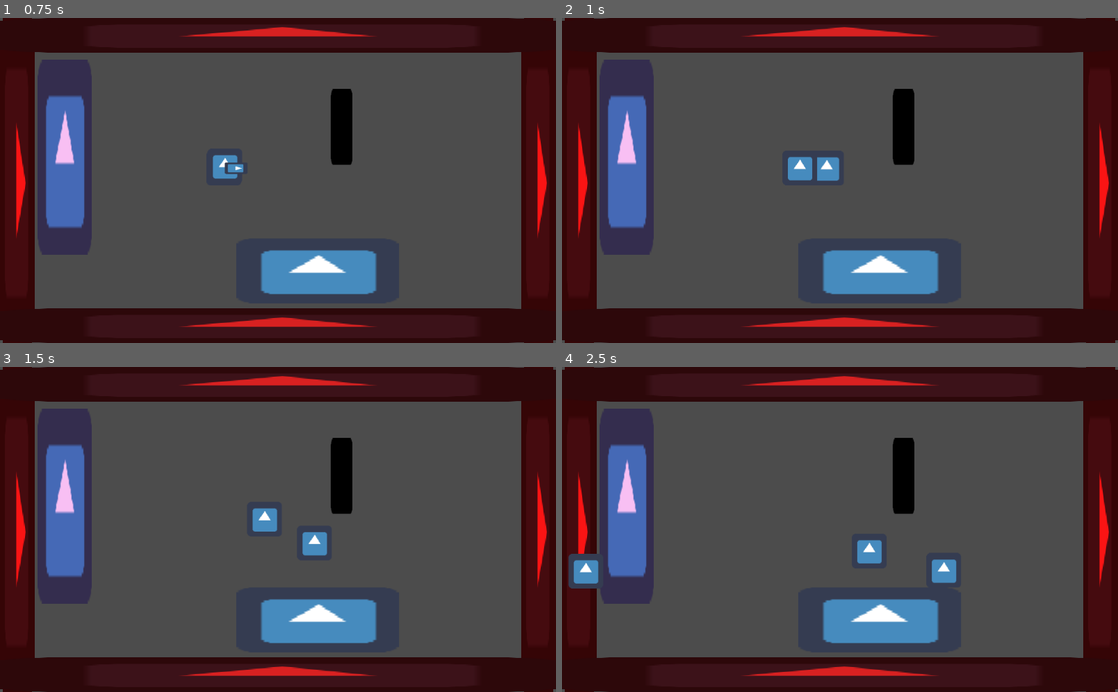
Above: before the commit, frames 1-4 (two rows, left to right).
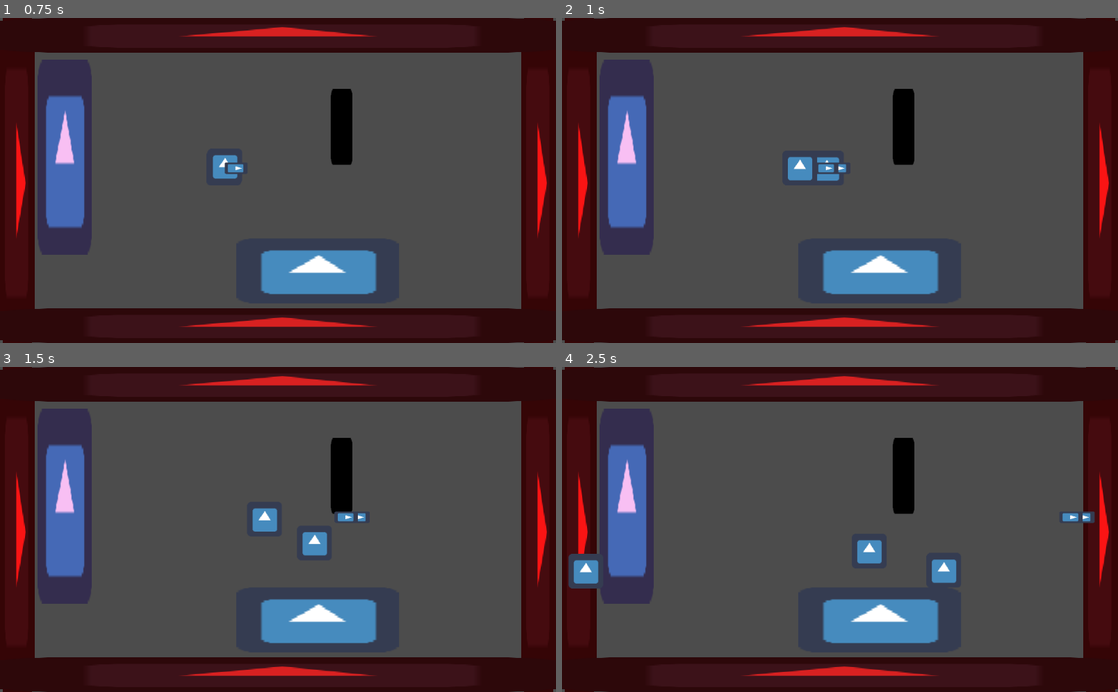
Above: after the commit, the same moments.

Repository: JuannFerrari/GlobalGameJam2019
Game: Godot game, scene res://World3.tscn
Same seed, same stepped clock (60 frames per second), same inputs: the game is played once before the commit and once after it. This scene is started directly instead of the project's main scene. The engine's default icon, where the game draws it, is replaced by a stand-in: a white triangle on a blue panel in a dark square.
Inputs:
- Up to frame 1 (0.75 s): tap Enter (ui_accept) at 0.5 s; hold Right (ui_right) from 0.53 s (still down)
- Up to frame 2 (1 s): keep holding Right (ui_right); tap Enter (ui_accept) at 0.77 s
- Up to frame 3 (1.5 s): release Right (ui_right) at 1.28 s; hold Down (ui_down) from 1.28 s (still down)
- Up to frame 4 (2.5 s): tap Enter (ui_accept) at 1.52 s; release Down (ui_down) at 2.03 s; hold Right (ui_right) from 2.03 s (still down)

Frame 1 is identical in both runs. In frame 2, 0.1% of the frame differs, in the area x 45-52%, y 44-49%; in frame 3, 0.1%; in frame 4, 0.2%, in the area x 90-96%, y 44-49%.

Commit message:
balas ya matan los bichos

Diff:
--- a/Bullet.gd
+++ b/Bullet.gd
@@ -16,7 +16,8 @@
 	queue_free()
 
 
-func _on_Bullet_area_entered(area):
-	print("hola")
+
+
+func _on_Bullet_body_entered(body):
+	body.life-=1
 	queue_free()
-	area.queue_free()
--- a/Bullet.tscn
+++ b/Bullet.tscn
@@ -7,8 +7,8 @@
 
 
 [node name="Bullet" type="Area2D"]
-collision_layer = 2048
-collision_mask = 2048
+collision_layer = 2
+collision_mask = 4
 script = ExtResource( 1 )
 __meta__ = {
 "_edit_group_": true
@@ -24,6 +24,8 @@
 shape = SubResource( 1 )
 
 [node name="VisibilityNotifier2D" type="VisibilityNotifier2D" parent="."]
+position = Vector2( -0.270172, 0 )
+scale = Vector2( 1.94563, 1 )
 
-[connection signal="area_entered" from="." to="." method="_on_Bullet_area_entered"]
+[connection signal="body_entered" from="." to="." method="_on_Bullet_body_entered"]
 [connection signal="screen_exited" from="VisibilityNotifier2D" to="." method="_on_VisibilityNotifier2D_screen_exited"]
--- a/EnemyOne.gd
+++ b/EnemyOne.gd
@@ -2,6 +2,7 @@
 
 var speed = 100
 var direction = 0
+var life=1
 onready var target = get_parent().get_node("Player")
 var wr = weakref(self);
 
@@ -11,6 +12,7 @@
 func _physics_process(delta):
 	direction = (target.position - position).normalized()
 	var collision_info = move_and_collide(direction*speed * delta)
-
+	if life <=0:
+		queue_free()
 	#	if collision_info:   #only collides after move
 	#		collision_info.collider.queue_free()
--- a/EnemyOne.tscn
+++ b/EnemyOne.tscn
@@ -9,7 +9,7 @@
 
 [node name="EnemyOne" type="KinematicBody2D"]
 position = Vector2( 350, 350 )
-collision_layer = 2
+collision_layer = 4
 collision_mask = 2
 script = ExtResource( 1 )
 
--- a/Map.tscn
+++ b/Map.tscn
@@ -22,7 +22,6 @@
 extents = Vector2( 20, 70 )
 
 [node name="Map" type="Node2D"]
-editor/display_folded = true
 
 [node name="LeftWall" type="StaticBody2D" parent="."]
 editor/display_folded = true
